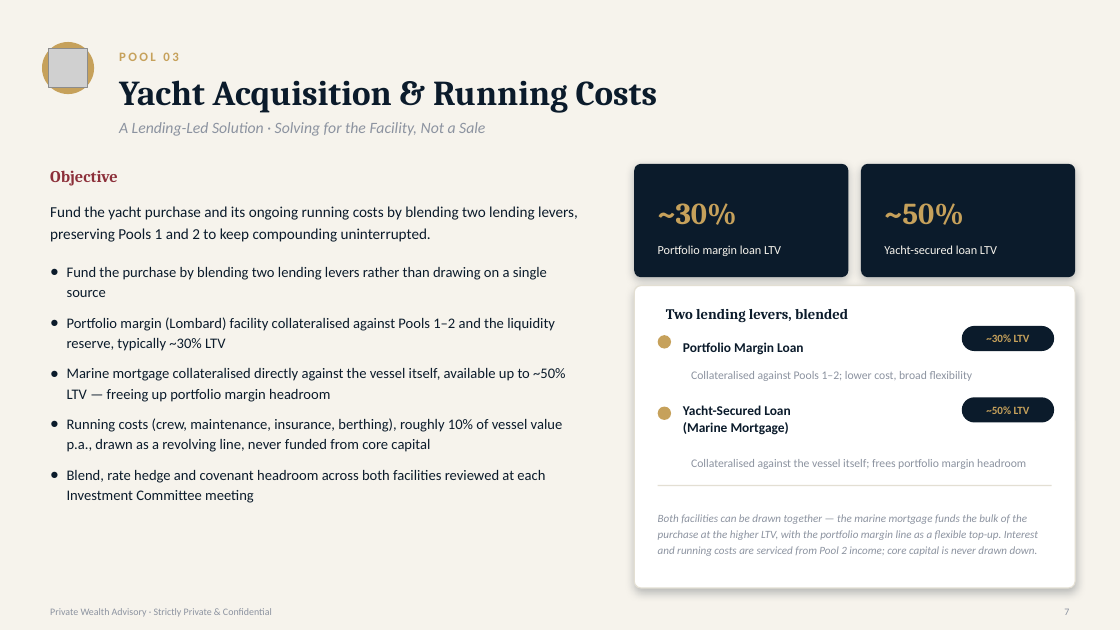
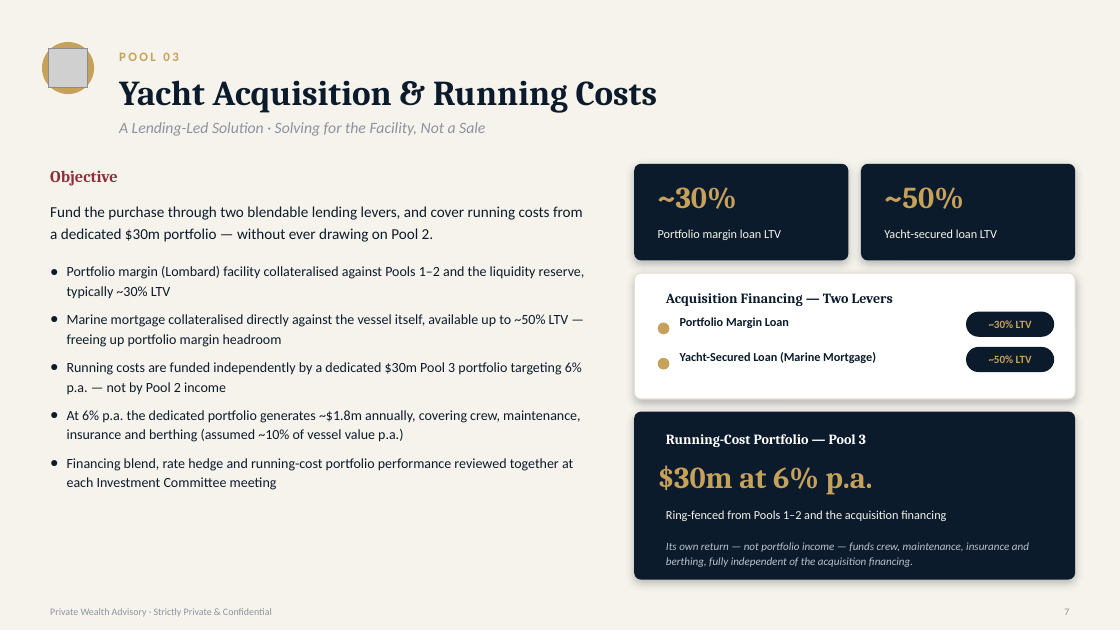
Before and after one commit to addynehra/Addy-Nehra, a slide deck: slide 7 of Family_Office_Investment_Strategy.pptx. Drawn at 1120x630 pixels with LibreOffice and Linux fonts; fonts in the diff are those of the drawing; grey boxes stand for pictures. Boxes give left, top, right and bottom in pixels: in the first picture for what was removed or moved away, otherwise in the second. Text is boxed around its words. In the diff, an @@ line names an element or a change of style, - is before the commit and + after.

```diff
--- a/Family_Office_Investment_Strategy.pptx
+++ b/Family_Office_Investment_Strategy.pptx
@@ rounded rectangle: place and size @@
-rounded rectangle at (634, 164, 849, 277)
+rounded rectangle at (634, 164, 849, 260)
@@ text "~30%": place and size @@
-text "~30%" at (658, 203, 737, 225)
+text "~30%" at (658, 187, 737, 209)
@@ rounded rectangle: place and size @@
-rounded rectangle at (861, 164, 1075, 277)
+rounded rectangle at (861, 164, 1075, 260)
@@ text "~50%": place and size @@
-text "~50%" at (884, 203, 963, 225)
+text "~50%" at (884, 187, 963, 209)
@@ text at (50, 206, 583, 242): text changed @@
-Fund the yacht purchase and its ongoing running costs by blending two lending levers, preserving Pools 1 and 2 to keep compounding uninterrupted.
+Fund the purchase through two blendable lending levers, and cover running costs from a dedicated $30m portfolio — without ever drawing on Pool 2.
@@ text "Portfolio margin loan LTV": place and size @@
-text "Portfolio margin loan LTV" at (658, 245, 781, 256)
+text "Portfolio margin loan LTV" at (658, 229, 781, 240)
@@ text "Yacht-secured loan LTV": place and size @@
-text "Yacht-secured loan LTV" at (884, 245, 997, 254)
+text "Yacht-secured loan LTV" at (884, 229, 997, 238)
@@ text at (67, 267, 547, 297): paragraph removed @@
-● Fund the purchase by blending two lending levers rather than drawing on a single source
@@ text at (67, 266, 585, 347): size 12.5 to 12 pt in "Portfolio margin (Lombard) facility collateralised against P ...", "Marine mortgage collateralised directly against the vessel ..."; less space between paragraphs @@
@@ proportions changed in 3 elements at (861, 164, 1075, 260), (634, 164, 849, 260), (634, 273, 1075, 399) @@
@@ rounded rectangle: place and size @@
-rounded rectangle at (634, 286, 1075, 588)
+rounded rectangle at (634, 273, 1075, 399)
@@ text at (666, 293, 893, 306): text changed; size 12.5 to 12 pt @@
-Two lending levers, blended
+Acquisition Financing — Two Levers
@@ ellipse: place and size @@
-ellipse at (658, 335, 671, 349)
+ellipse at (658, 323, 670, 334)
@@ text "Portfolio Margin Loan": place and size @@
-text "Portfolio Margin Loan" at (683, 342, 804, 355)
+text "Portfolio Margin Loan" at (680, 317, 789, 328)
@@ text "Portfolio Margin Loan" at (680, 317, 789, 328): size 11.5 to 10.5 pt; vertical alignment middle to top @@
@@ text "~30% LTV": place and size @@
-text "~30% LTV" at (986, 334, 1030, 342)
+text "~30% LTV" at (989, 320, 1032, 328)
@@ rounded rectangle: place and size @@
-rounded rectangle at (962, 326, 1054, 351)
+rounded rectangle at (966, 312, 1054, 337)
@@ ellipse: place and size @@
-ellipse at (658, 407, 671, 420)
+ellipse at (658, 358, 670, 370)
@@ text at (680, 352, 876, 363): text changed; size 11.5 to 10.5 pt @@
-Yacht-Secured Loan
-(Marine Mortgage)
+Yacht-Secured Loan (Marine Mortgage)
@@ text "Yacht-Secured Loan (Marine Mortgage)" at (680, 352, 876, 363): vertical alignment middle to top @@
@@ text "~50% LTV": place and size @@
-text "~50% LTV" at (986, 406, 1030, 414)
+text "~50% LTV" at (989, 355, 1032, 363)
@@ rounded rectangle: place and size @@
-rounded rectangle at (962, 397, 1054, 423)
+rounded rectangle at (966, 347, 1054, 372)
@@ text at (67, 362, 582, 490): text changed; size 12.5 to 12 pt @@
-● Running costs (crew, maintenance, insurance, berthing), roughly 10% of vessel value p.a., drawn as a revolving line, never funded from core capital
-● Blend, rate hedge and covenant headroom across both facilities reviewed at each Investment Committee meeting
+● Running costs are funded independently by a dedicated $30m Pool 3 portfolio targeting 6% p.a. — not by Pool 2 income
+● At 6% p.a. the dedicated portfolio generates ~$1.8m annually, covering crew, maintenance, insurance and berthing (assumed ~10% of vessel value p.a.)
+● Financing blend, rate hedge and running-cost portfolio performance reviewed together at each Investment Committee meeting
@@ text removed at (691, 371, 973, 381) @@
-Collateralised against Pools 1–2; lower cost, broad flexibility
@@ rounded rectangle added at (634, 412, 1075, 580), fill #0B1B2B @@
@@ text at (666, 434, 866, 447): text changed; size 10 to 12 pt; font Calibri to Cambria; text colour #8C93A0 to #FFFFFF; bold on @@
-Collateralised against the vessel itself; frees portfolio margin headroom
+Running-Cost Portfolio — Pool 3
@@ text added at (658, 465, 873, 495), 26 pt, text #C6A15B, bold @@
+$30m at 6% p.a.
@@ line removed from (658, 486) to (1052, 486) @@
@@ text at (666, 510, 946, 521): text changed; size 9.5 to 10.5 pt; text colour #8C93A0 to #F6F3EC; italic off @@
-Both facilities can be drawn together — the marine mortgage funds the bulk of the purchase at the higher LTV, with the portfolio margin line as a flexible top-up. Interest and running costs are serviced from Pool 2 income; core capital is never drawn down.
+Ring-fenced from Pools 1–2 and the acquisition financing
@@ text added at (666, 542, 1029, 567), 9.5 pt, text #B9C2CC, italic @@
+Its own return — not portfolio income — funds crew, maintenance, insurance and berthing, fully independent of the acquisition financing.
```
Also in this commit, not shown: 4 other slides changed.
